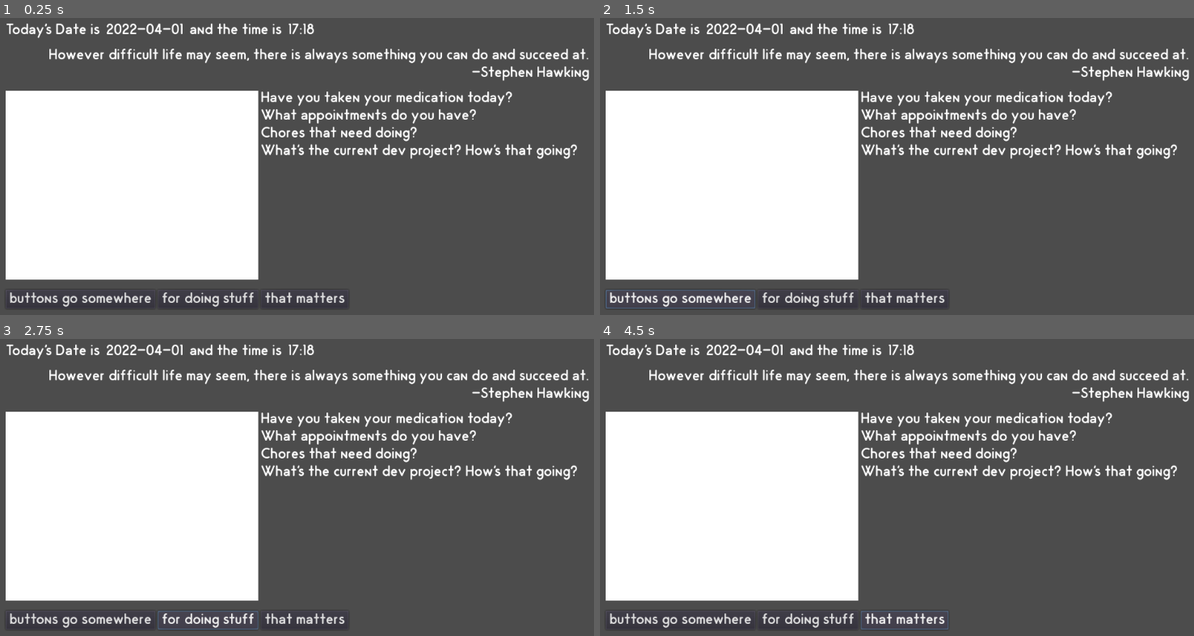
Above: before the commit, frames 1-4 (two rows, left to right).
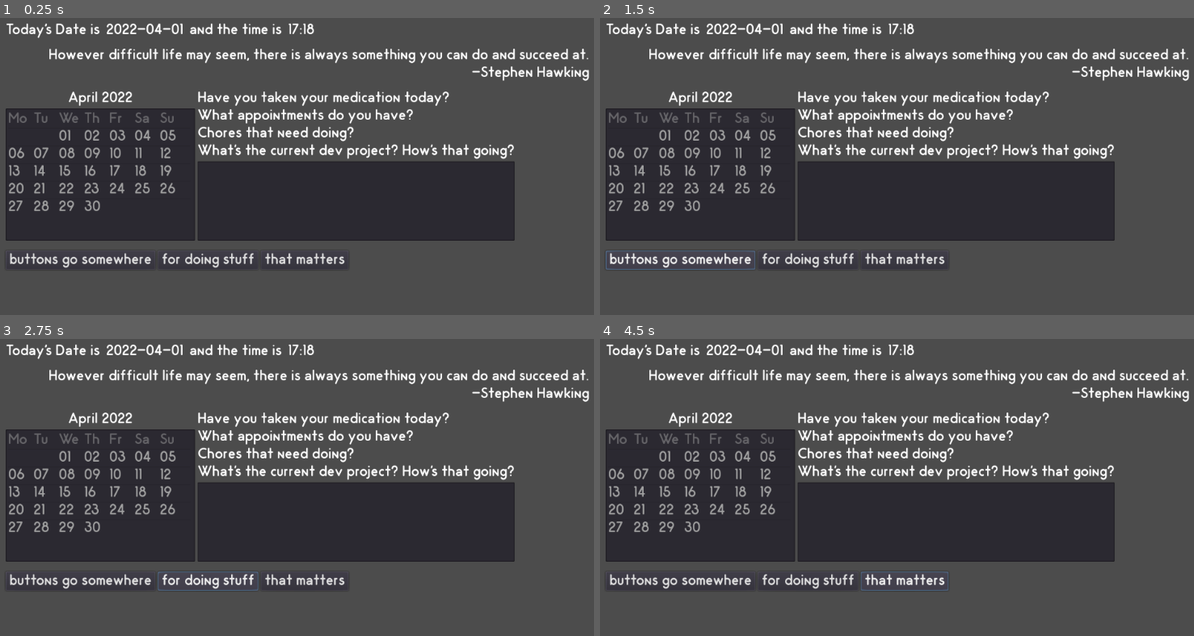
Above: after the commit, the same moments.

Repository: k4gi/planner
Game: Godot game, scene res://Frontpage.tscn
Two runs of this game, one before a commit and one after it. Both use one fixed random seed, a clock stepped at 60 frames per second and the inputs below. Before the commit the project has no main scene; this scene is started directly in both runs.
Inputs:
- Up to frame 1 (0.25 s): no input
- Up to frame 2 (1.5 s): click "buttons go somewhere" at 0.5 s; click "buttons go somewhere" at 1.25 s
- Up to frame 3 (2.75 s): click "for doing stuff" at 2 s
- Up to frame 4 (4.5 s): click "that matters" at 2.75 s; click "for doing stuff" at 3.5 s; click "that matters" at 4.25 s

The runs differ from the first frame. In frame 1, 43% of the frame differs, in the area x 0-98%, y 24-98%; in frame 2, 43%; in frame 3, 43%; in frame 4, 43%.

Commit message:
hey look a nice selectable calendar window

Diff:
--- /dev/null
+++ b/Frontpage.gd
@@ -0,0 +1,67 @@
+extends Control
+
+
+onready var Calendar = $MarginContainer/VBoxContainer/HBoxContainer3/VBoxContainer2/ItemList
+
+
+var calendar_padding = 0
+
+
+func _ready():
+	var time = OS.get_datetime()
+	var padding_needed = get_first_weekday(time["day"],time["weekday"]) -1
+
+	for pad in range(padding_needed):
+		Calendar.add_item( "", null, false )
+		Calendar.move_item( Calendar.get_item_count()-1, 7 )
+		calendar_padding += 1
+
+	for excess_days in range(get_number_of_days(time["month"],time["year"]), 31):
+		Calendar.remove_item( Calendar.get_item_count()-1 )
+
+
+func get_first_weekday(current_day, current_weekday):
+	# efficiency doesn't matter anyway
+	var working_day = current_day
+	var working_weekday = current_weekday
+	while working_day > 1:
+		working_day -= 1
+		working_weekday -= 1
+		if working_weekday == 0:
+			working_weekday = 7
+	return working_weekday
+
+
+func get_number_of_days(current_month, current_year):
+	match current_month:
+		1:
+			return 31
+		2:
+			if current_year % 4 != 0:
+				return 28
+			elif current_year % 100 != 0:
+				return 29
+			elif current_year % 400 != 0:
+				return 28
+			else:
+				return 29
+		3:
+			return 31
+		4:
+			return 30
+		5:
+			return 31
+		6:
+			return 30
+		7:
+			return 31
+		8:
+			return 31
+		9:
+			return 30
+		10:
+			return 31
+		11:
+			return 30
+		12:
+			return 31
--- a/Frontpage.tscn
+++ b/Frontpage.tscn
@@ -1,14 +1,13 @@
-[gd_scene load_steps=2 format=2]
+[gd_scene load_steps=3 format=2]
 
 [ext_resource path="res://uitheme/PlannerTheme.tres" type="Theme" id=1]
+[ext_resource path="res://Frontpage.gd" type="Script" id=2]
 
 [node name="Frontpage" type="Control"]
 anchor_right = 1.0
 anchor_bottom = 1.0
 theme = ExtResource( 1 )
-__meta__ = {
-"_edit_use_anchors_": false
-}
+script = ExtResource( 2 )
 
 [node name="MarginContainer" type="MarginContainer" parent="."]
 anchor_right = 1.0
@@ -82,17 +81,32 @@
 [node name="HBoxContainer3" type="HBoxContainer" parent="MarginContainer/VBoxContainer"]
 margin_top = 108.0
 margin_right = 924.0
-margin_bottom = 408.0
+margin_bottom = 346.0
 
-[node name="ColorRect" type="ColorRect" parent="MarginContainer/VBoxContainer/HBoxContainer3"]
-margin_right = 400.0
-margin_bottom = 300.0
-rect_min_size = Vector2( 400, 300 )
+[node name="VBoxContainer2" type="VBoxContainer" parent="MarginContainer/VBoxContainer/HBoxContainer3"]
+margin_right = 300.0
+margin_bottom = 238.0
+
+[node name="Label" type="Label" parent="MarginContainer/VBoxContainer/HBoxContainer3/VBoxContainer2"]
+margin_right = 300.0
+margin_bottom = 24.0
+text = "April 2022"
+align = 1
+
+[node name="ItemList" type="ItemList" parent="MarginContainer/VBoxContainer/HBoxContainer3/VBoxContainer2"]
+margin_top = 28.0
+margin_right = 300.0
+margin_bottom = 238.0
+rect_min_size = Vector2( 300, 210 )
+items = [ "Mo", null, true, "Tu", null, true, "We", null, true, "Th", null, true, "Fr", null, true, "Sa", null, true, "Su", null, true, "01", null, false, "02", null, false, "03", null, false, "04", null, false, "05", null, false, "06", null, false, "07", null, false, "08", null, false, "09", null, false, "10", null, false, "11", null, false, "12", null, false, "13", null, false, "14", null, false, "15", null, false, "16", null, false, "17", null, false, "18", null, false, "19", null, false, "20", null, false, "21", null, false, "22", null, false, "23", null, false, "24", null, false, "25", null, false, "26", null, false, "27", null, false, "28", null, false, "29", null, false, "30", null, false, "31", null, false ]
+max_columns = 7
+same_column_width = true
+fixed_column_width = 36
 
 [node name="VBoxContainer" type="VBoxContainer" parent="MarginContainer/VBoxContainer/HBoxContainer3"]
-margin_left = 404.0
-margin_right = 906.0
-margin_bottom = 300.0
+margin_left = 304.0
+margin_right = 806.0
+margin_bottom = 238.0
 
 [node name="Label" type="Label" parent="MarginContainer/VBoxContainer/HBoxContainer3/VBoxContainer"]
 margin_right = 502.0
@@ -117,10 +131,16 @@
 margin_bottom = 108.0
 text = "What's the current dev project? How's that going?"
 
+[node name="TextEdit" type="TextEdit" parent="MarginContainer/VBoxContainer/HBoxContainer3/VBoxContainer"]
+margin_top = 112.0
+margin_right = 502.0
+margin_bottom = 238.0
+size_flags_vertical = 3
+
 [node name="HBoxContainer4" type="HBoxContainer" parent="MarginContainer/VBoxContainer"]
-margin_top = 424.0
+margin_top = 362.0
 margin_right = 924.0
-margin_bottom = 454.0
+margin_bottom = 392.0
 
 [node name="Button" type="Button" parent="MarginContainer/VBoxContainer/HBoxContainer4"]
 margin_right = 237.0
--- a/project.godot
+++ b/project.godot
@@ -11,6 +11,7 @@
 [application]
 
 config/name="planner"
+run/main_scene="res://Frontpage.tscn"
 config/icon="res://icon.png"
 
 [physics]
